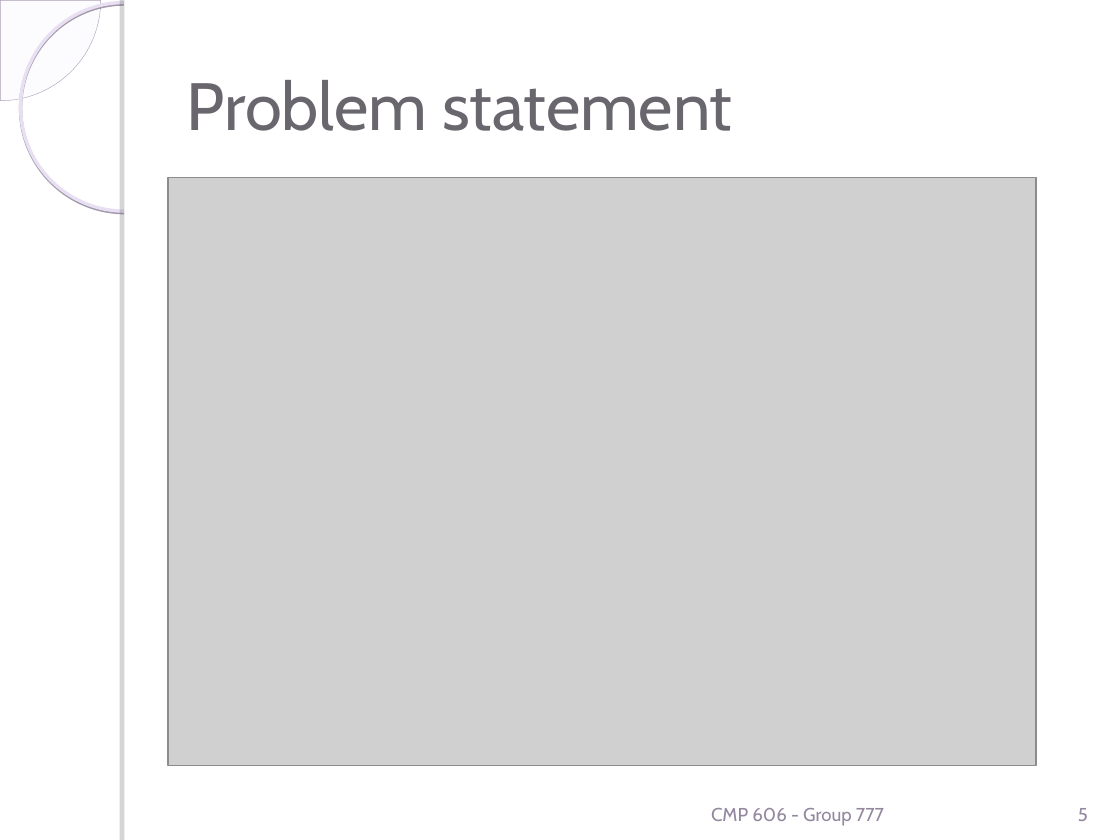
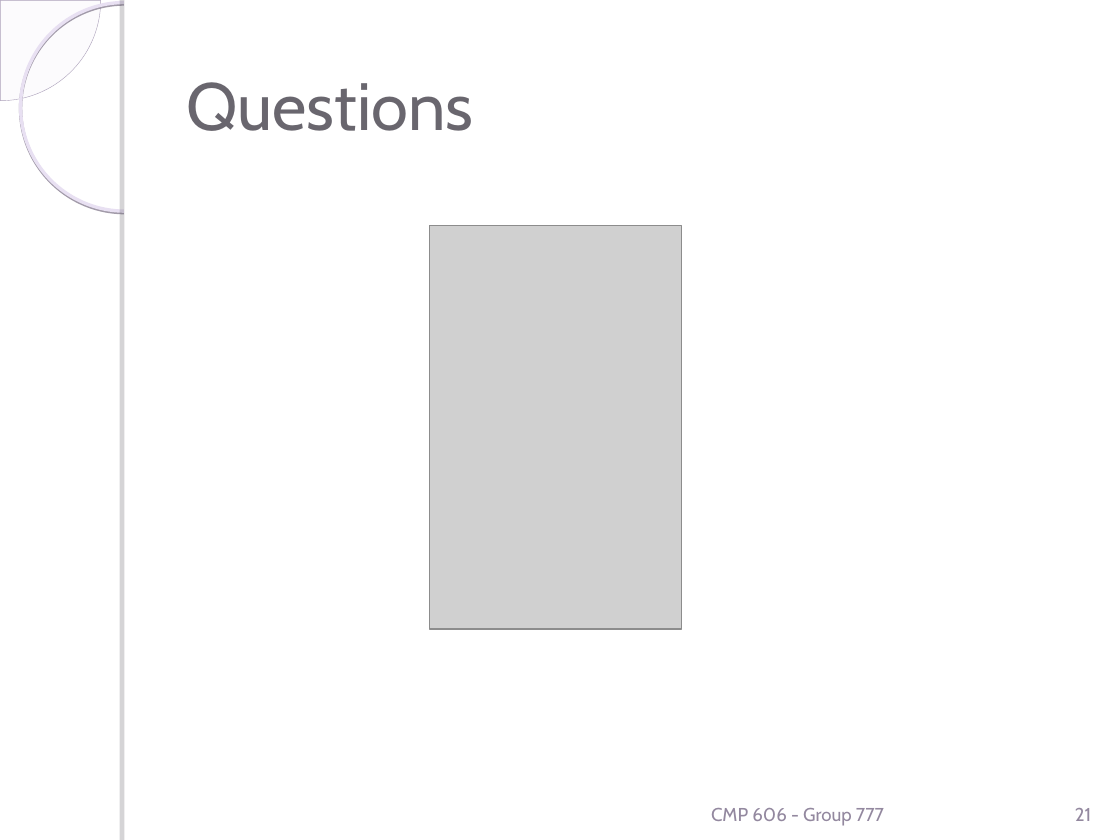
Before and after one commit to heshamnaiem/election-voting-system-modeling-and-simulation, a slide deck: slide 21 of CMP606-Group777-Poster.ppt (slide 5 before the commit). Drawn at 1120x840 pixels with LibreOffice and Linux fonts; fonts in the diff are those of the drawing; grey boxes stand for pictures; background and template pictures are left out. Boxes give left, top, right and bottom in pixels: in the first picture for what was removed or moved away, otherwise in the second. Text is boxed around its words. In the diff, an @@ line names an element or a change of style, - is before the commit and + after.

```diff
--- a/CMP606-Group777-Poster.ppt
+++ b/CMP606-Group777-Poster.ppt
@@ title at (187,82,473,131): text changed @@
-Problem statement
+Questions
@@ picture: place and size @@
-picture at (168,177,1036,765)
+picture at (429,226,681,629)
@@ page number at (1075,808,1091,821): text changed @@
-5
+21
```
Also in this commit, not shown: 5 other slides changed, 1 slide added, 2 slides removed.
